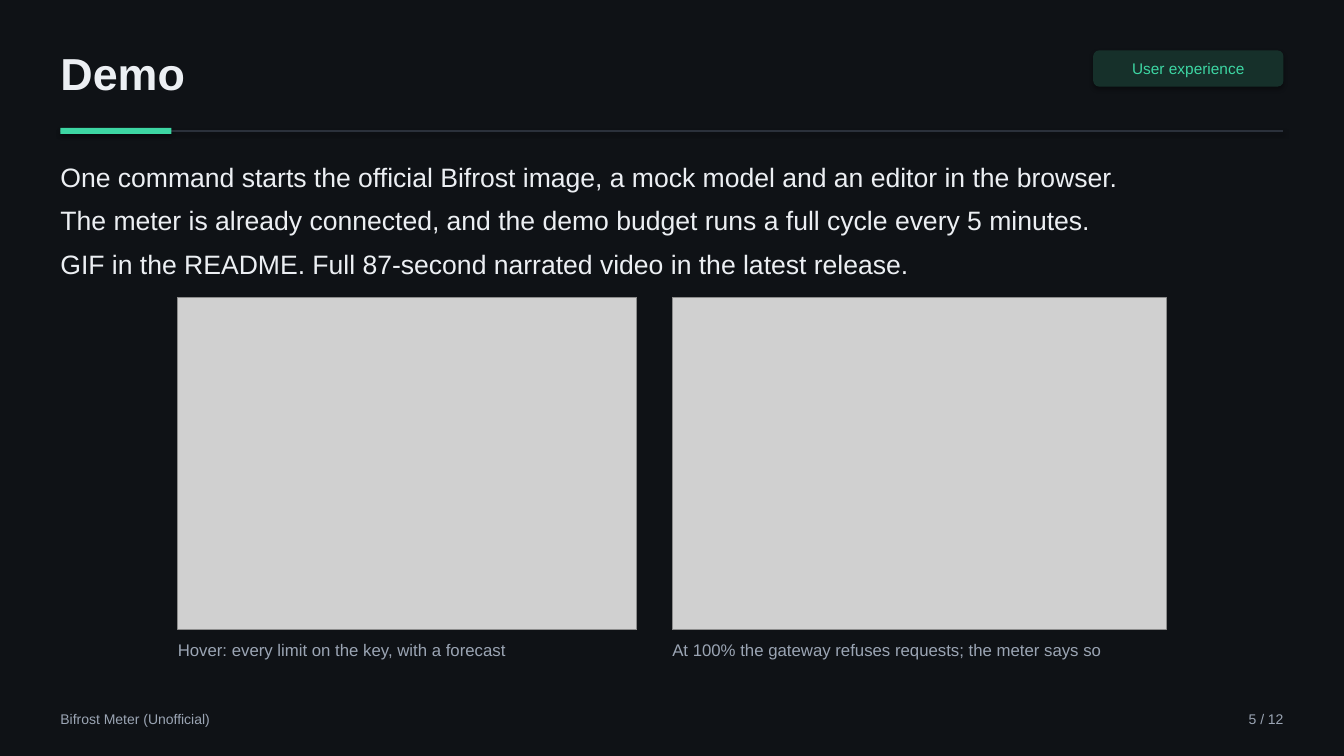
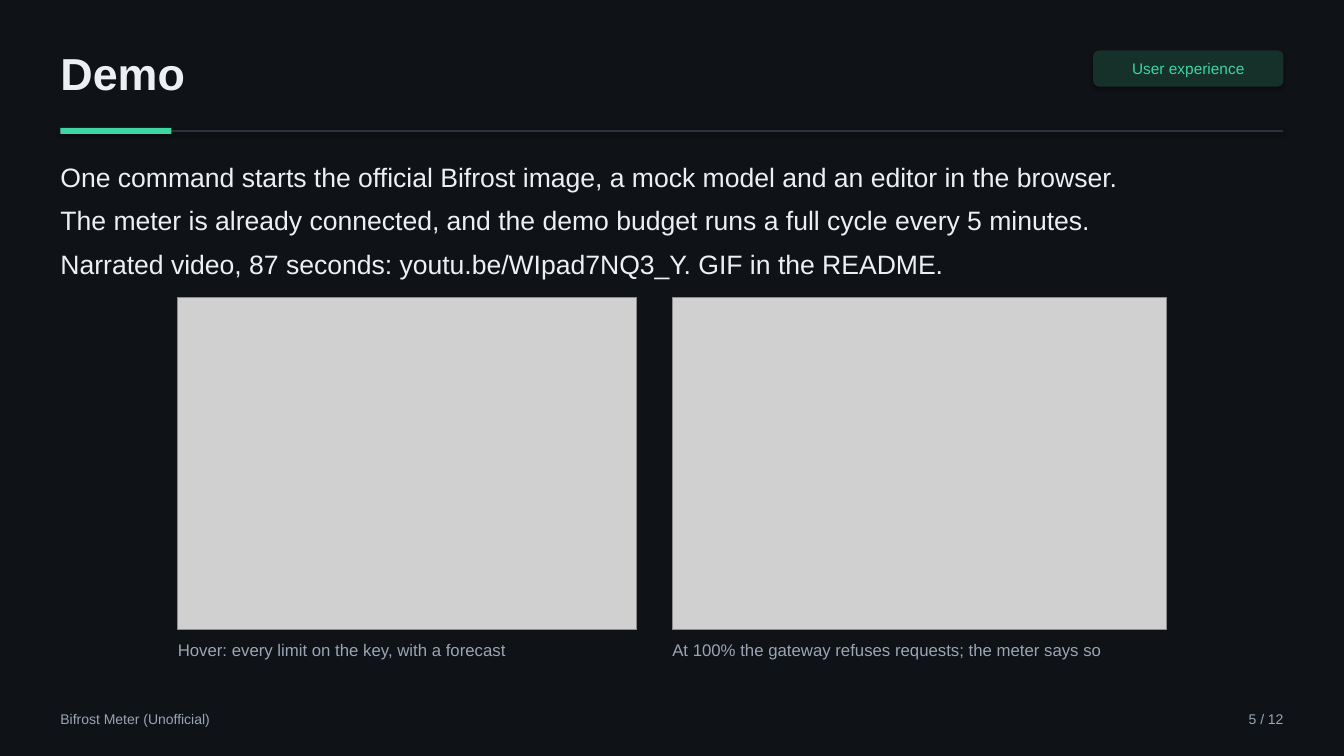
Before and after one commit to aimanmalib/bifrost-meter, a slide deck: slide 5 of deck/bifrost-meter.pptx. Drawn at 1344x756 pixels with LibreOffice and Linux fonts; fonts in the diff are those of the drawing; grey boxes stand for pictures. Boxes give left, top, right and bottom in pixels: in the first picture for what was removed or moved away, otherwise in the second. Text is boxed around its words. In the diff, an @@ line names an element or a change of style, - is before the commit and + after.

```diff
--- a/deck/bifrost-meter.pptx
+++ b/deck/bifrost-meter.pptx
@@ text at (60,254,943,279): text changed @@
-GIF in the README. Full 87-second narrated video in the latest release.
+Narrated video, 87 seconds: youtu.be/WIpad7NQ3_Y. GIF in the README.
```
Also in this commit, not shown: 3 other files.
